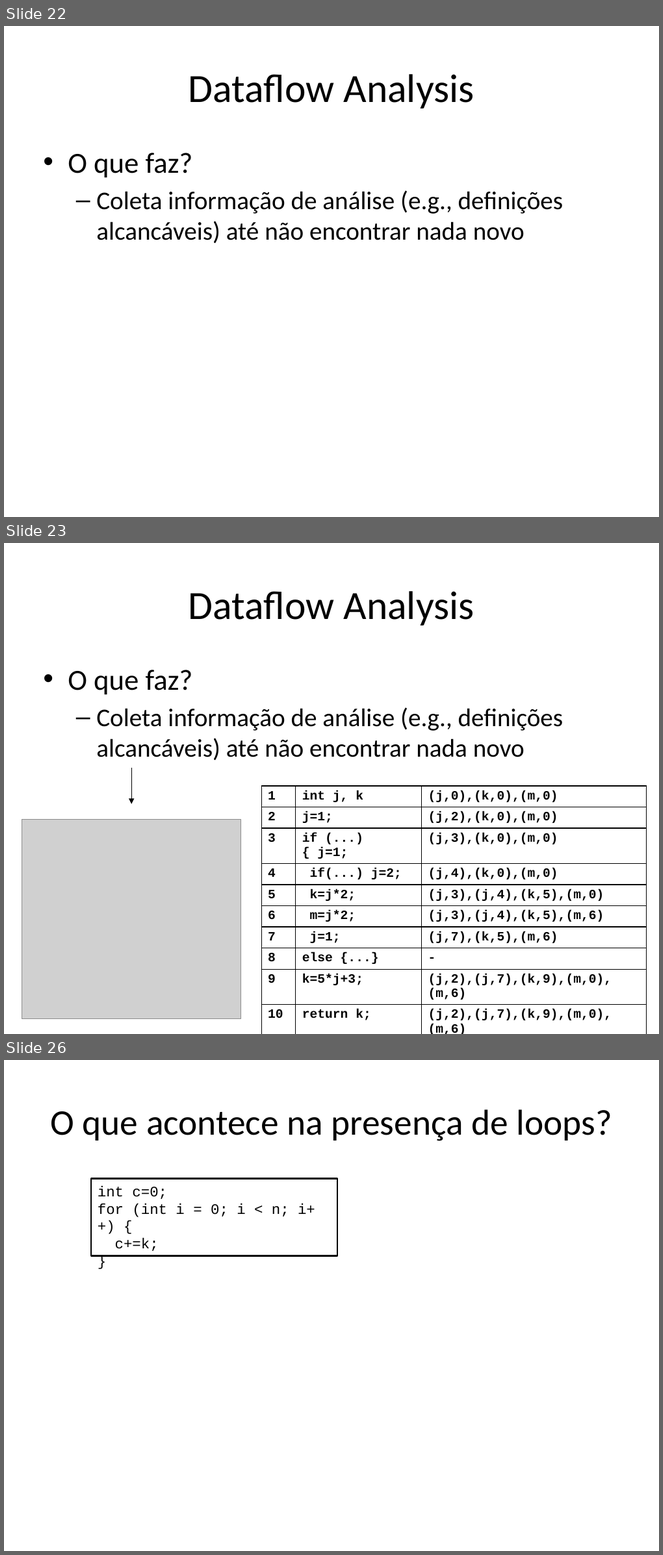
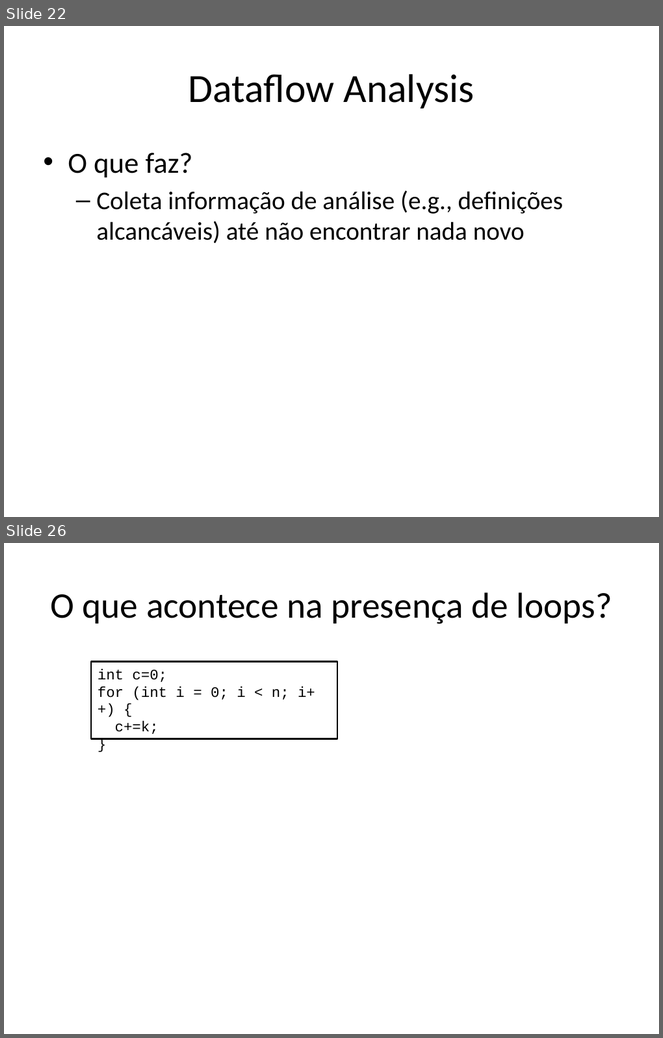
Before and after one commit to damorim/compilers-cin, a slide deck: slides-aulas/analise-estatica.pptx. Shown one above the other, each under a label of ours: slides 22, 23 and 26 before the commit, slides 22 and 26 after it; the slides between them are not shown. The pictures are 663x1555 and 663x1038 pixels, drawn with LibreOffice and Linux fonts; fonts in the diff are those of the drawing; grey boxes stand for pictures. Boxes give left, top, right and bottom in pixels: in the first picture for what was removed or moved away, otherwise in the second. Text is boxed around its words. In the diff, an @@ line names an element or a change of style, - is before the commit and + after.

```diff
--- a/slides-aulas/analise-estatica.pptx
+++ b/slides-aulas/analise-estatica.pptx
@@ slide 23 removed at <box>4,543,659,1034</box>, background #FFFFFF @@
@@ title removed at <box>189,591,475,626</box> @@
-Dataflow Analysis
@@ text removed at <box>68,670,564,761</box> @@
-• O que faz?
-  – Coleta informação de análise (e.g., definições alcancáveis) até não encontrar nada novo
@@ arrow removed from (132, 769) to (132, 804) @@
@@ table removed at <box>261,786,646,1034</box>, 10 rows, 3 columns @@
-1 | int j, k | (j,0),(k,0),(m,0)
-2 | j=1; | (j,2),(k,0),(m,0)
-3 | if (...) { j=1; | (j,3),(k,0),(m,0)
-4 | if(...) j=2; | (j,4),(k,0),(m,0)
-5 | k=j*2; | (j,3),(j,4),(k,5),(m,0)
-6 | m=j*2; | (j,3),(j,4),(k,5),(m,6)
-7 | j=1; | (j,7),(k,5),(m,6)
-8 | else {...} | -
-9 | k=5*j+3; | (j,2),(j,7),(k,9),(m,0),(m,6)
-10 | return k; | (j,2),(j,7),(k,9),(m,0),(m,6)
@@ picture removed at <box>22,819,241,1019</box> @@
```
Also in this commit, not shown: 3 slides changed, 1 slide added, 7 other files.
